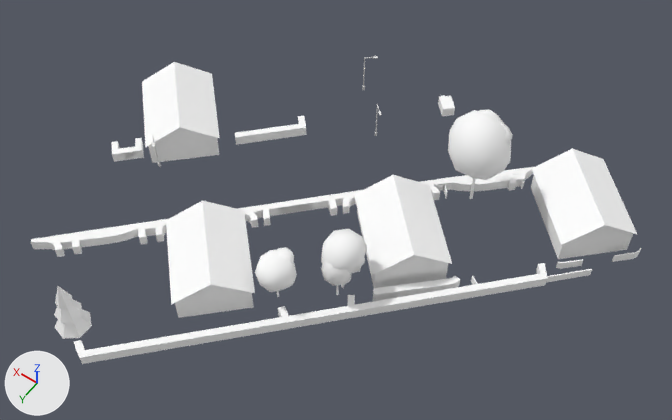
The glTF model cities/arlov-borggatan/pack/tiles/c-3_6.glb as it was, and as the next commit left it.
Rendered twice from a 50 mm lens placed at (-188.5, 445.5, 94.2), pointed at (-150.4, 392.1, 10.2). Lighting does not change. The marker at lower left points along +X, +Y and +Z. The picture after the commit comes second. Where no turn or scale is listed for an object, it has been applied to the vertices. Vertices at exactly the same position are counted once.

Objects in the first picture: 'SM_Building_w208679772', 'SM_Building_w208679781', 'SM_Building_w208679797', 'SM_Trees_-3_6', 'SM_Wall_Fence_-3_6', 'SM_Wall_Hedge_-3_6' and 1 more.
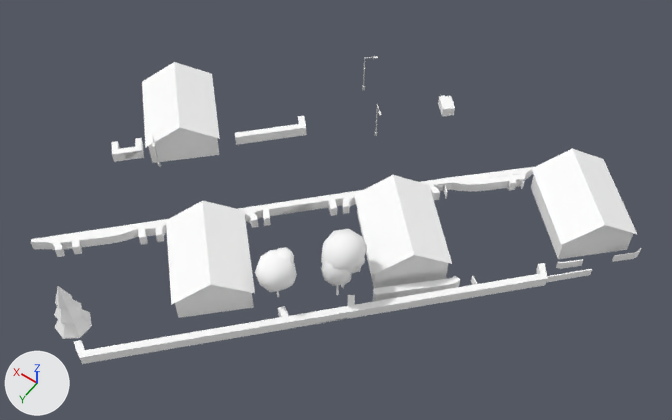
The newer file is also turned or shifted as a whole; pictures and numbers use the older file's frame.

Location of each change, [x1, y1, x2, y2] in pixels of the pictures (672 x 420 px):
```json
{"object": "SM_Trees_-3_6", "change": "reshaped", "before": [54, 109, 513, 339], "after": [54, 229, 367, 339], "on screen": "32% narrower, 52% shorter"}
{"part": 1, "of": "me_sm_trees__3_6", "change": "deleted", "before": [448, 110, 511, 180]}
{"part": 2, "of": "me_sm_trees__3_6", "change": "deleted", "before": [499, 121, 513, 144], "on screen": "mostly hidden"}
{"part": 3, "of": "me_sm_trees__3_6", "change": "deleted", "before": [479, 109, 504, 123], "on screen": "mostly hidden"}
{"part": 4, "of": "me_sm_trees__3_6", "change": "deleted", "before": [469, 178, 476, 199]}
```

Edits to the scene script, one JSON object a line:
```json
{"block": "me_sm_trees__3_6", "where": "# used by ob_sm_trees__3_6; location = (-147.9, 396.77, 10.97)"}
{"op": "remove", "block": "me_sm_trees__3_6", "code": "me_sm_trees__3_6.from_pydata(...)  # 588 vertices, 1041 faces; spans x -16.2..16.2, y -24.0..24.0, z -7.0..7.0"}
{"op": "add", "block": "me_sm_trees__3_6", "code": "me_sm_trees__3_6.from_pydata(...)  # 450 vertices, 789 faces; spans x -9.4..16.2, y -2.7..24.0, z -7.0..2.2"}
{"block": "me_sm_trees__3_6", "change": "me_sm_trees__3_6 part 1: the loose piece of 42 vertices spanning x -16.2..-8.1, y -24.0..-16.3, z -1.2..7.0 is deleted"}
{"block": "me_sm_trees__3_6", "change": "me_sm_trees__3_6 part 2: the loose piece of 42 vertices spanning x -15.3..-11.7, y -22.5..-18.9, z 2.8..5.8 is deleted"}
{"block": "me_sm_trees__3_6", "change": "me_sm_trees__3_6 part 3: the loose piece of 42 vertices spanning x -13.7..-9.7, y -23.7..-20.1, z 2.7..5.8 is deleted"}
{"block": "me_sm_trees__3_6", "change": "me_sm_trees__3_6 part 4: the loose piece of 12 vertices spanning x -12.4..-12.0, y -20.0..-19.6, z -6.8..-0.9 is deleted"}
{"block": "me_sm_trees__3_6", "change": "other edits to the shape of me_sm_trees__3_6 do not show in these pictures"}
```
